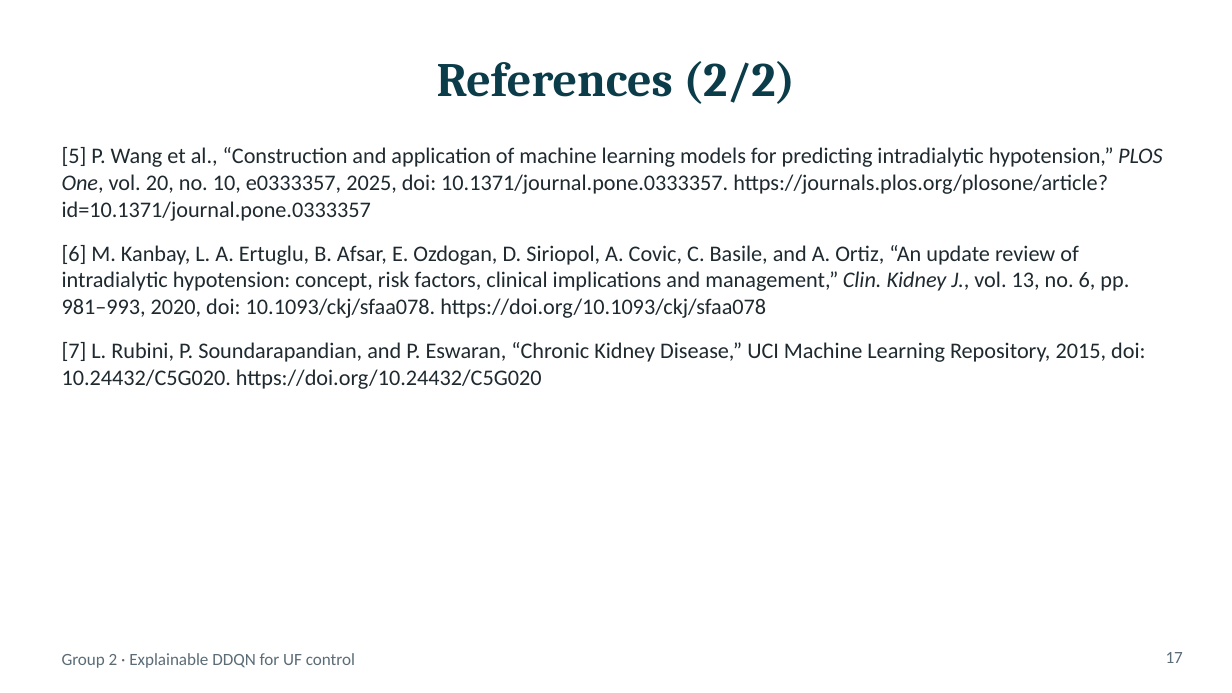
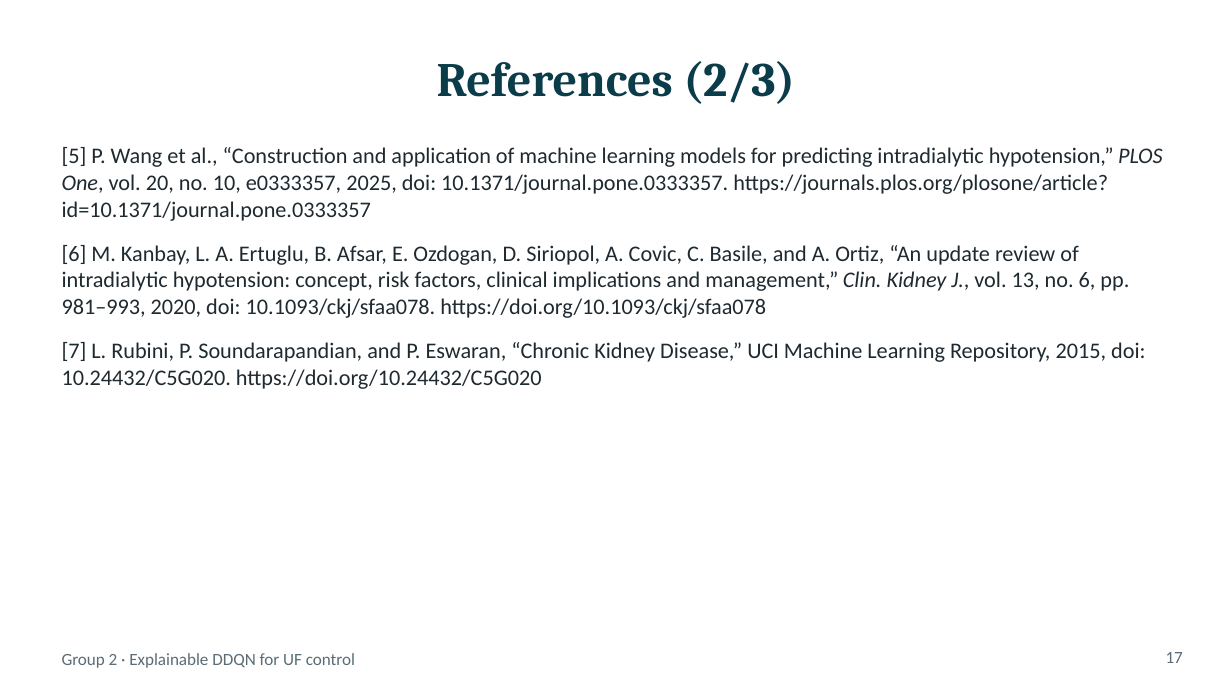
Before and after one commit to mr-h12/ckd-dialysis-ddqn-ig, a slide deck: slide 17 of slides/CKD_DDQN_IG.pptx. Drawn at 1232x693 pixels with LibreOffice and Linux fonts; fonts in the diff are those of the drawing. Boxes give left, top, right and bottom in pixels: in the first picture for what was removed or moved away, otherwise in the second. Text is boxed around its words. In the diff, an @@ line names an element or a change of style, - is before the commit and + after.

```diff
--- a/slides/CKD_DDQN_IG.pptx
+++ b/slides/CKD_DDQN_IG.pptx
@@ title at [437,61,795,104]: text changed @@
-References (2/2)
+References (2/3)
```
Also in this commit, not shown: 3 other slides changed, 1 slide added, 2 other files.
